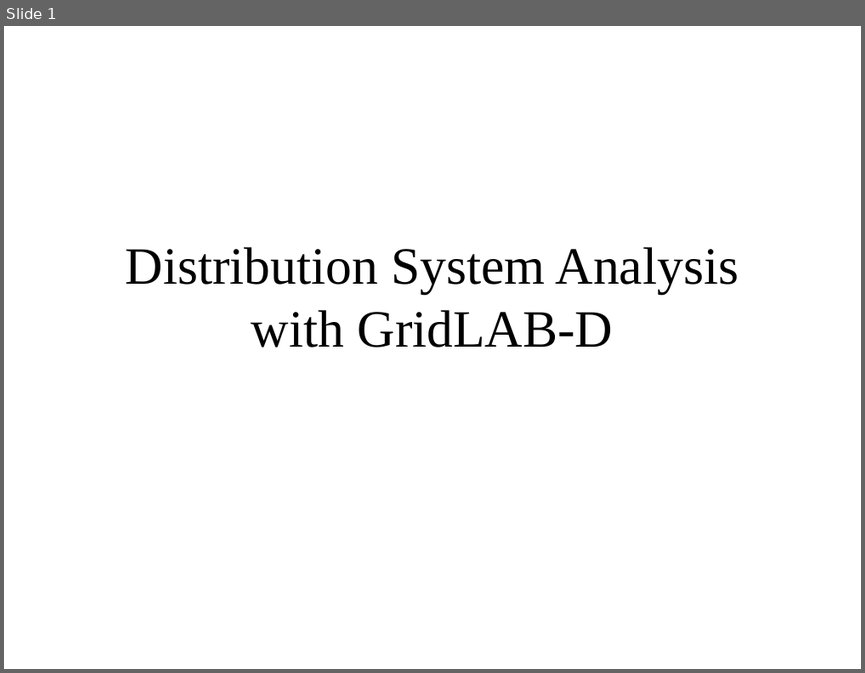
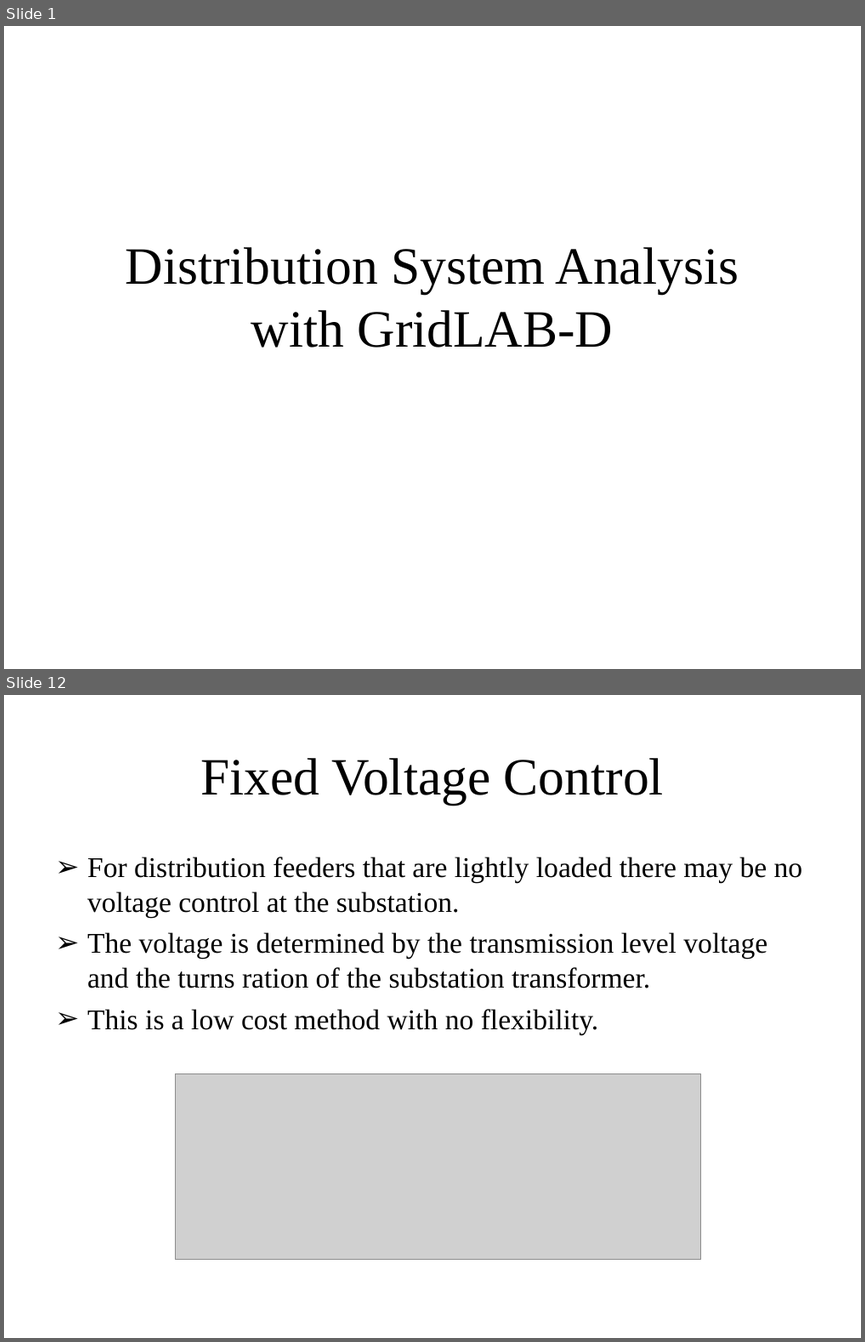
Before and after one commit to gridlab-d/course, a slide deck: Distribution Analysis Course/2.0 - CVR.ppt. Shown one above the other, each under a label of ours: slide 1 before the commit, slides 1 and 12 after it; the slides between them are not shown. The pictures are 865x673 and 865x1342 pixels, drawn with LibreOffice and Linux fonts; fonts in the diff are those of the drawing; grey boxes stand for pictures. Boxes give left, top, right and bottom in pixels: in the first picture for what was removed or moved away, otherwise in the second. Text is boxed around its words. In the diff, an @@ line names an element or a change of style, - is before the commit and + after.

```diff
--- a/Distribution Analysis Course/2.0 - CVR.ppt
+++ b/Distribution Analysis Course/2.0 - CVR.ppt
@@ slide 12 added at box(4, 695, 861, 1338), background #FFFFFF @@
@@ title added at box(200, 758, 664, 805), 44 pt, text #000000 @@
+Fixed Voltage Control
@@ text added at box(87, 857, 803, 1034), 24 pt, text #000000 @@
+➢ For distribution feeders that are lightly loaded there may be no voltage control at the substation.
+➢ The voltage is determined by the transmission level voltage and the turns ration of the substation transformer.
+➢ This is a low cost method with no flexibility.
@@ picture added at box(176, 1074, 701, 1259) @@
```
Also in this commit, not shown: 59 other slides added, 1 slide removed, 1 other file.
